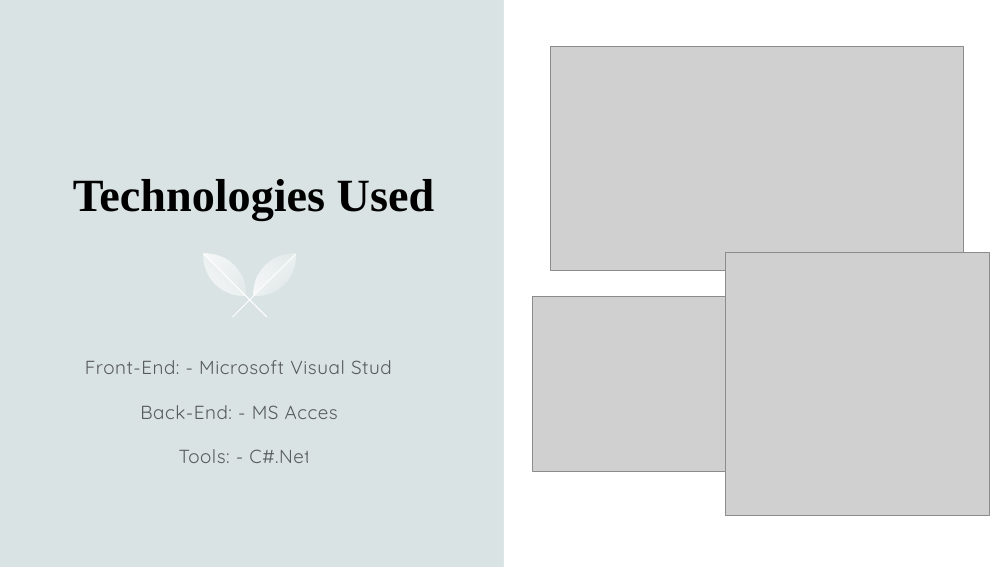
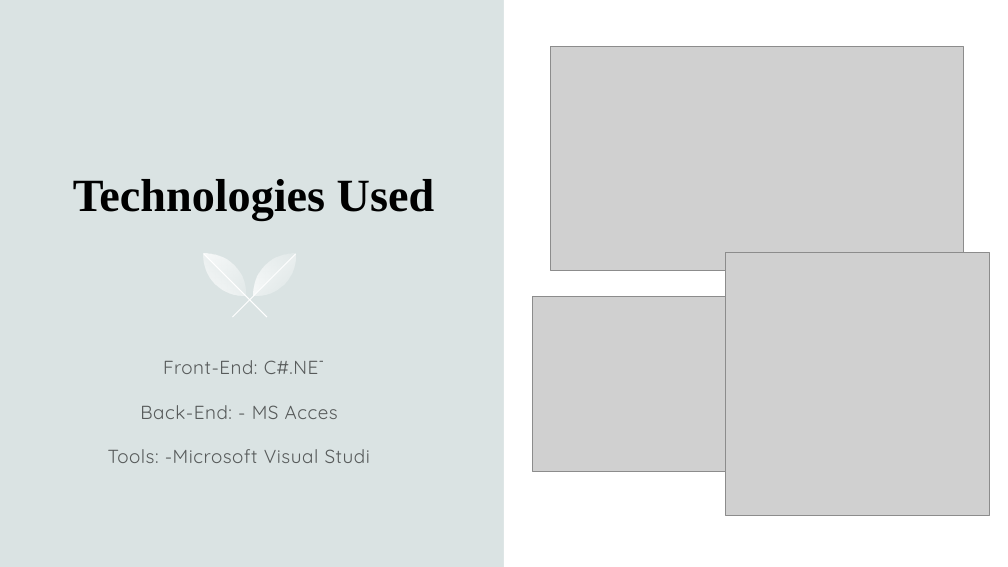
Before and after one commit to Aniketdigge/Chit-Fund-Management-System, a slide deck: slide 4 of 8 Chit Fund Management System.pptx. Drawn at 1008x567 pixels with LibreOffice and Linux fonts; fonts in the diff are those of the drawing; grey boxes stand for pictures. Boxes give left, top, right and bottom in pixels: in the first picture for what was removed or moved away, otherwise in the second. Text is boxed around its words. In the diff, an @@ line names an element or a change of style, - is before the commit and + after.

```diff
--- a/8 Chit Fund Management System.pptx
+++ b/8 Chit Fund Management System.pptx
@@ subtitle at [163, 360, 331, 374]: text changed @@
-Front-End: - Microsoft Visual Studio
+Front-End: C#.NET
@@ subtitle at [108, 449, 386, 463]: text changed @@
-Tools: - C#.Net.
+Tools: -Microsoft Visual Studio.
```
Also in this commit, not shown: 8 other slides changed.
